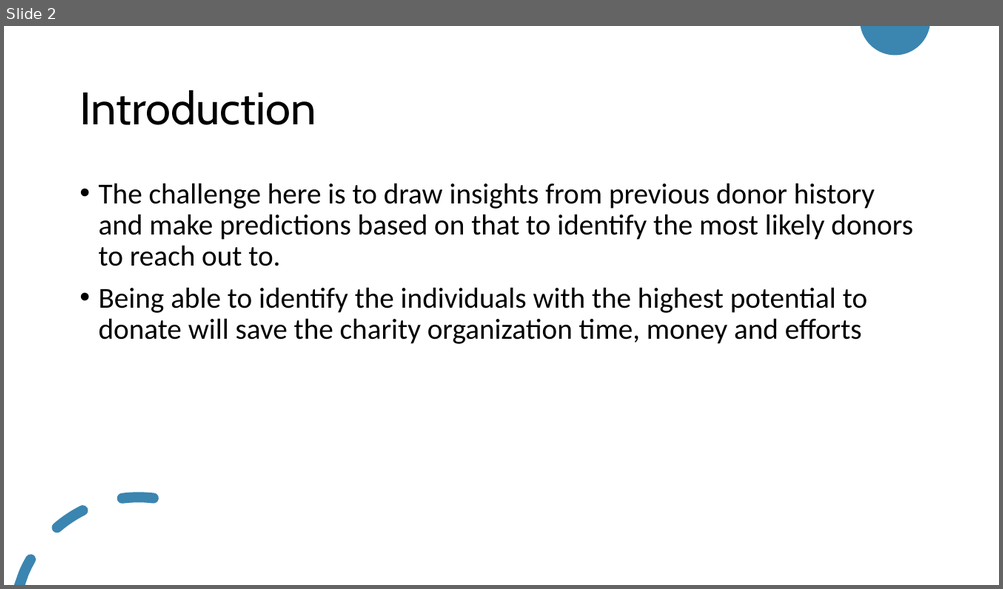
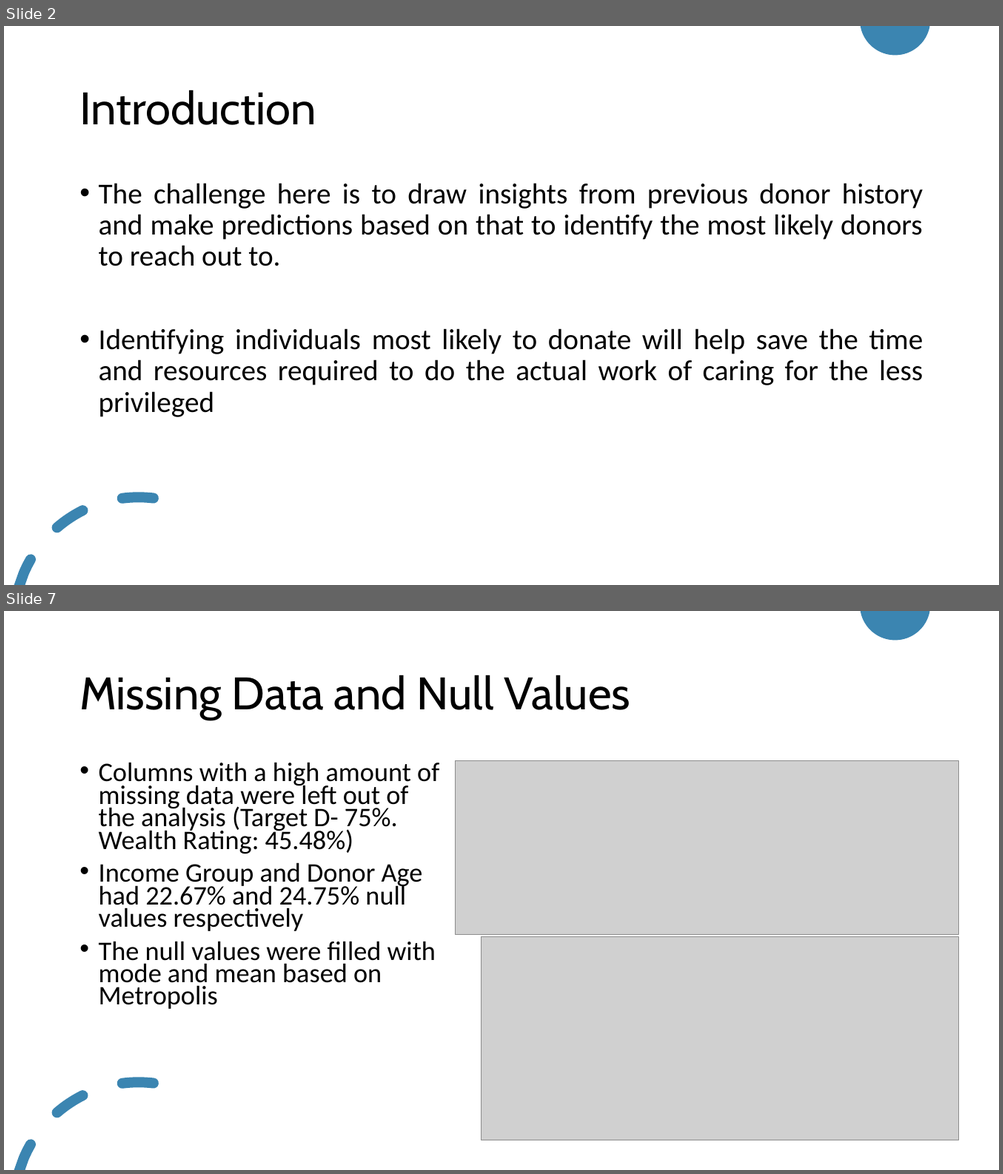
Before and after one commit to Ay-slim/Data-Science-Portfolio--Ayooluwa, a slide deck: Donor_prediction_challenge/Presentation.pptx. Shown one above the other, each under a label of ours: slide 2 before the commit, slides 2 and 7 after it; the slides between them are not shown. The pictures are 1003x589 and 1003x1174 pixels, drawn with LibreOffice and Linux fonts; fonts in the diff are those of the drawing; grey boxes stand for pictures. Boxes give left, top, right and bottom in pixels: in the first picture for what was removed or moved away, otherwise in the second. Text is boxed around its words. In the diff, an @@ line names an element or a change of style, - is before the commit and + after.

```diff
--- a/Donor_prediction_challenge/Presentation.pptx
+++ b/Donor_prediction_challenge/Presentation.pptx
@@ slide 7 added at <box>4,611,999,1170</box>, background #FFFFFF; not listed: 2 template elements that a slide beside it also shows @@
@@ title added at <box>79,675,630,720</box>, 44 pt, text #000000 @@
+Missing Data and Null Values
@@ text added at <box>99,762,439,1009</box>, 25.9 pt, text #000000 @@
+• Columns with a high amount of missing data were left out of the analysis (Target D- 75%. Wealth Rating: 45.48%)
+• Income Group and Donor Age had 22.67% and 24.75% null values respectively
+• The null values were filled with mode and mean based on Metropolis
@@ picture added at <box>455,761,959,935</box> @@
@@ picture added at <box>481,937,959,1141</box> @@
@@ slide 2 changed as well @@
@@ text at <box>99,183,922,266</box>: alignment left to justified @@
@@ text at <box>99,329,923,417</box>: text changed @@
-• Being able to identify the individuals with the highest potential to donate will save the charity organization time, money and efforts
+• Identifying individuals most likely to donate will help save the time and resources required to do the actual work of caring for the less privileged
```
Also in this commit, not shown: 4 other slides changed, 5 other slides added, 2 slides removed, 1 other file.
